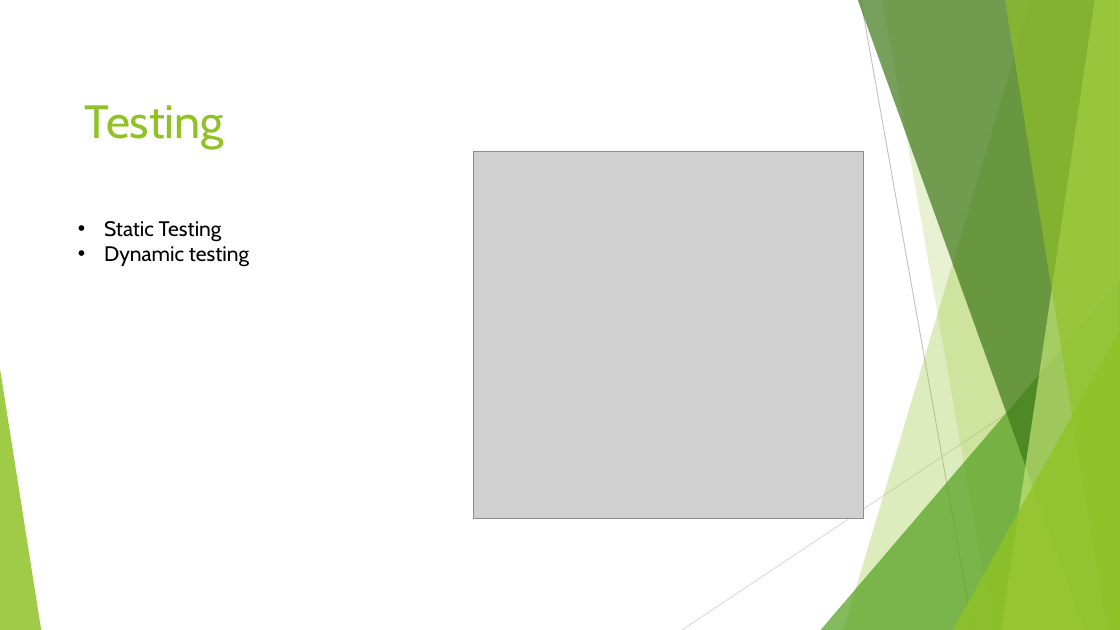
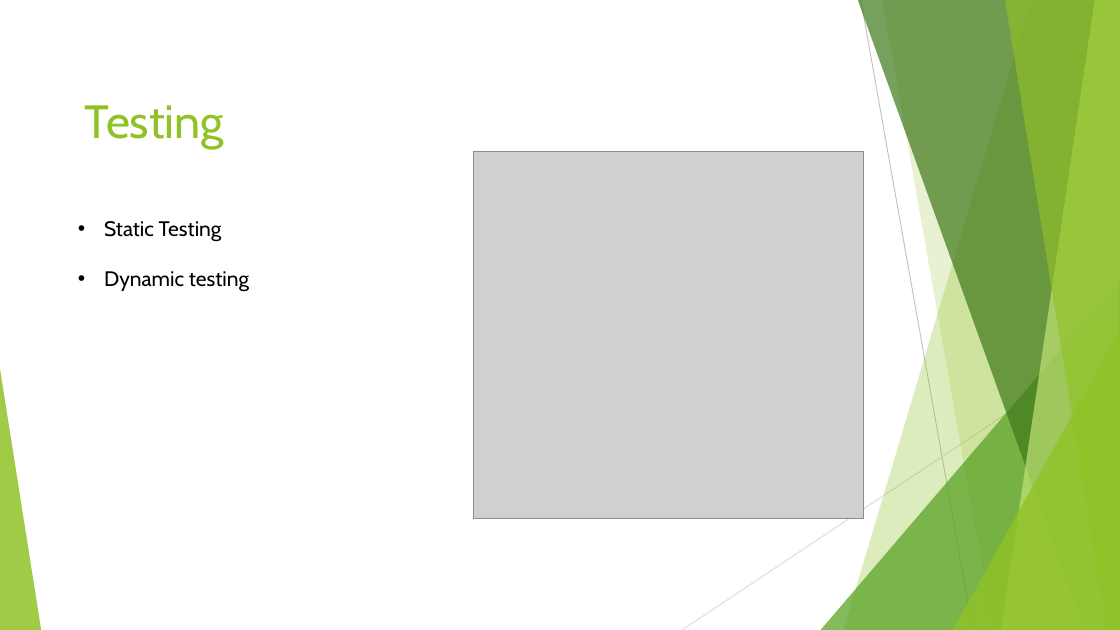
Before and after one commit to devops-cohort/ife, a slide deck: slide 9 of Documentation/projectapp.pptx (slide 8 before the commit). Drawn at 1120x630 pixels with LibreOffice and Linux fonts; fonts in the diff are those of the drawing; grey boxes stand for pictures. Boxes give left, top, right and bottom in pixels: in the first picture for what was removed or moved away, otherwise in the second. Text is boxed around its words. In the diff, an @@ line names an element or a change of style, - is before the commit and + after.

```diff
--- a/Documentation/projectapp.pptx
+++ b/Documentation/projectapp.pptx
@@ text "Static Testing" rewrapped from (x1=104, y1=221, x2=249, y2=267) to (x1=104, y1=221, x2=249, y2=292) @@
```
Also in this commit, not shown: 1 slide added, 2 other files.
